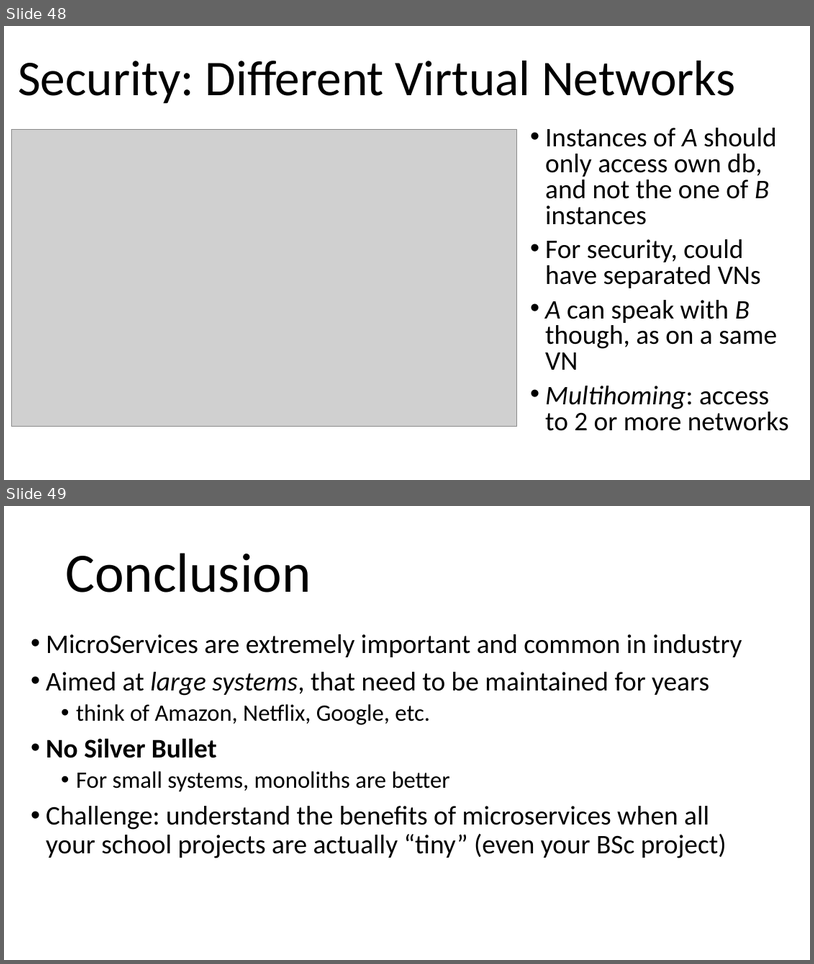
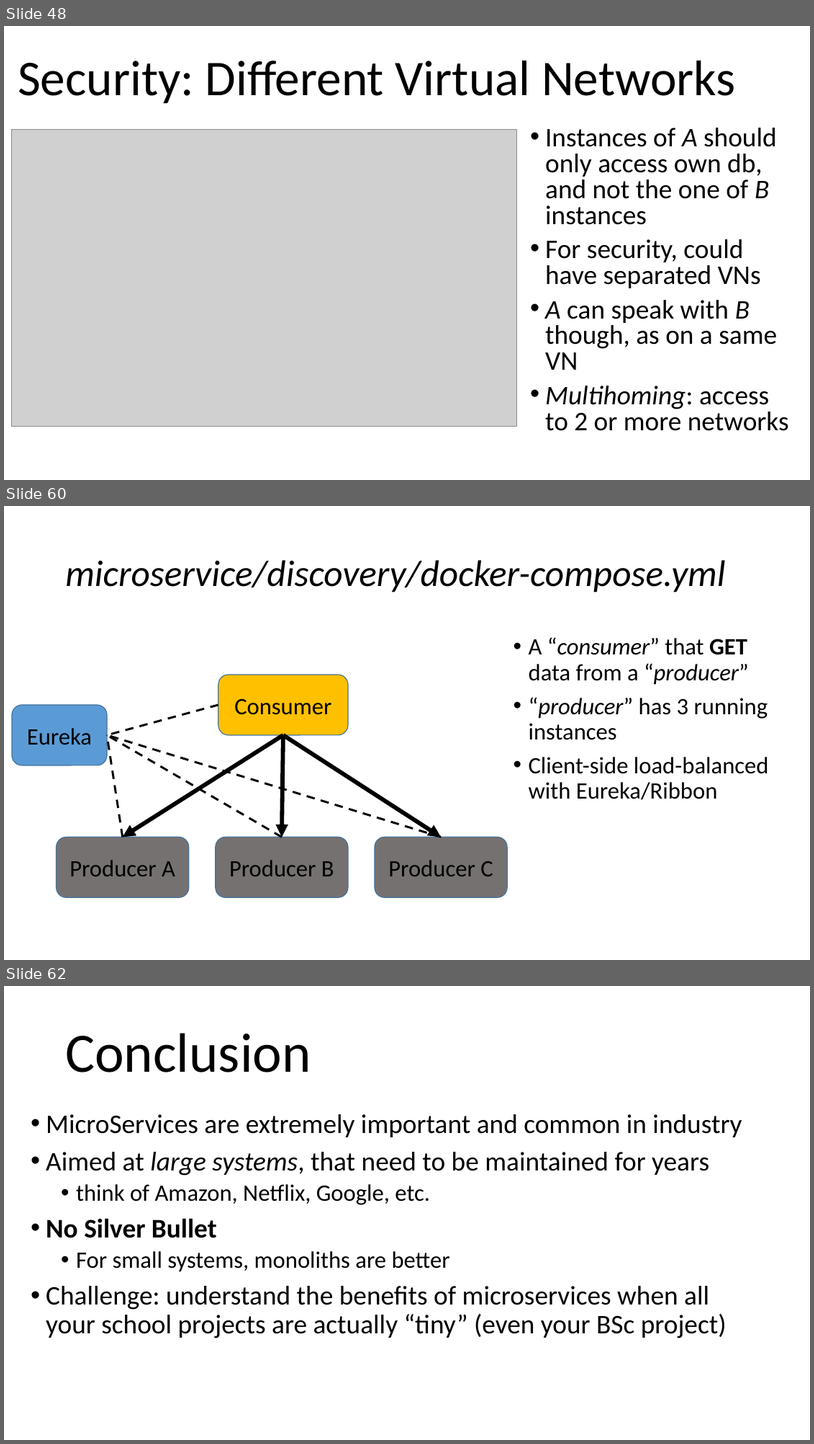
Before and after one commit to arcuri82/testing_security_development_enterprise_systems, a slide deck: doc/advanced/slides/lesson_08.pptx. Shown one above the other, each under a label of ours: slides 48 and 49 before the commit, slides 48, 60 and 62 after it; the slides between them are not shown. The pictures are 814x964 and 814x1444 pixels, drawn with LibreOffice and Linux fonts; fonts in the diff are those of the drawing; grey boxes stand for pictures. Boxes give left, top, right and bottom in pixels: in the first picture for what was removed or moved away, otherwise in the second. Text is boxed around its words. In the diff, an @@ line names an element or a change of style, - is before the commit and + after.

```diff
--- a/doc/advanced/slides/lesson_08.pptx
+++ b/doc/advanced/slides/lesson_08.pptx
@@ slide 60 added at (4, 506, 810, 960), background #FFFFFF @@
@@ title added at (65, 560, 725, 592), 44 pt, text #000000, italic @@
+microservice/discovery/docker-compose.yml
@@ text added at (529, 637, 769, 800), 28 pt, text #000000 @@
+• A “consumer” that GET data from a “producer”
+• “producer” has 3 running instances
+• Client-side load-balanced with Eureka/Ribbon
@@ rounded rectangle added at (219, 674, 349, 735), fill #FFC000, outline #43739E 1 pt, 28 pt, text #000000 @@
+Consumer
@@ rounded rectangle added at (12, 705, 107, 765), fill #5B9BD5, outline #43739E 1 pt, 28 pt, text #000000 @@
+Eureka
@@ line added from (219, 705) to (107, 735), #000000 2.5 pt dashed @@
@@ line added from (282, 837) to (107, 735), #000000 2.5 pt dashed @@
@@ line added from (441, 837) to (107, 735), #000000 2.5 pt dashed @@
@@ line added from (123, 837) to (107, 735), #000000 2.5 pt dashed @@
@@ arrow added from (283, 735) to (123, 837), #000000 5 pt @@
@@ arrow added from (283, 735) to (282, 837), #000000 5 pt @@
@@ arrow added from (283, 735) to (441, 837), #000000 5 pt @@
@@ rounded rectangle added at (56, 837, 188, 898), fill #767171, outline #43739E 1 pt, 28 pt, text #000000 @@
+Producer A
@@ rounded rectangle added at (216, 837, 348, 898), fill #767171, outline #43739E 1 pt, 28 pt, text #000000 @@
+Producer B
@@ rounded rectangle added at (375, 837, 507, 898), fill #767171, outline #43739E 1 pt, 28 pt, text #000000 @@
+Producer C
@@ what was slide 49 is now slide 62 @@
```
Also in this commit, not shown: 1 slide changed, 13 other slides added, 1 slide removed, 1 other file.
